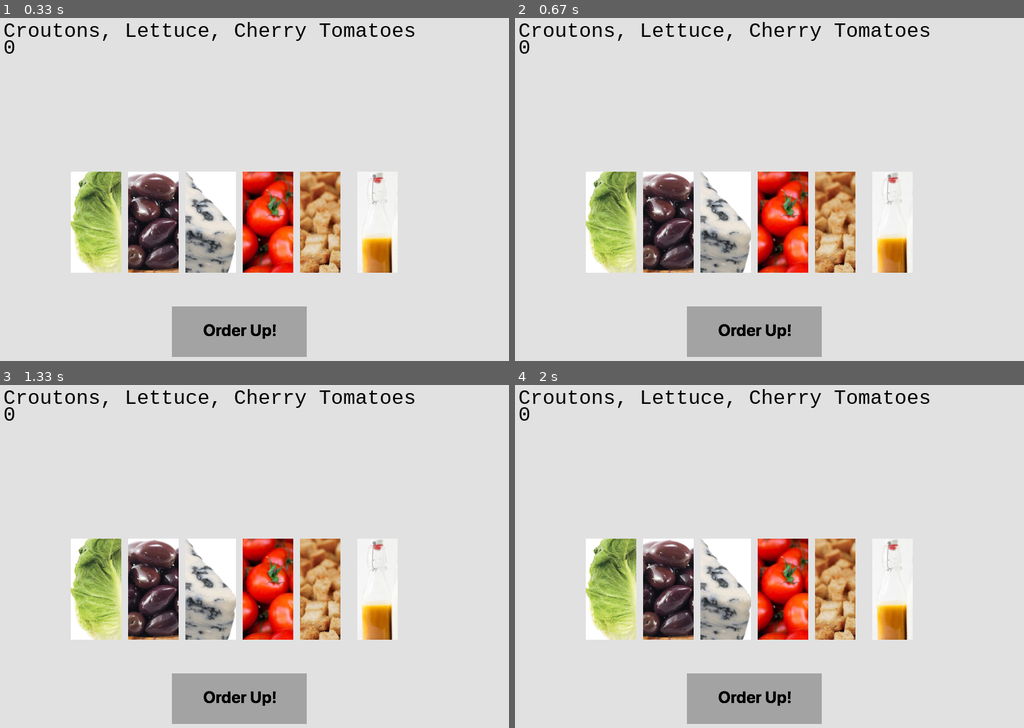
Above: before the commit, frames 1-4 (two rows, left to right).
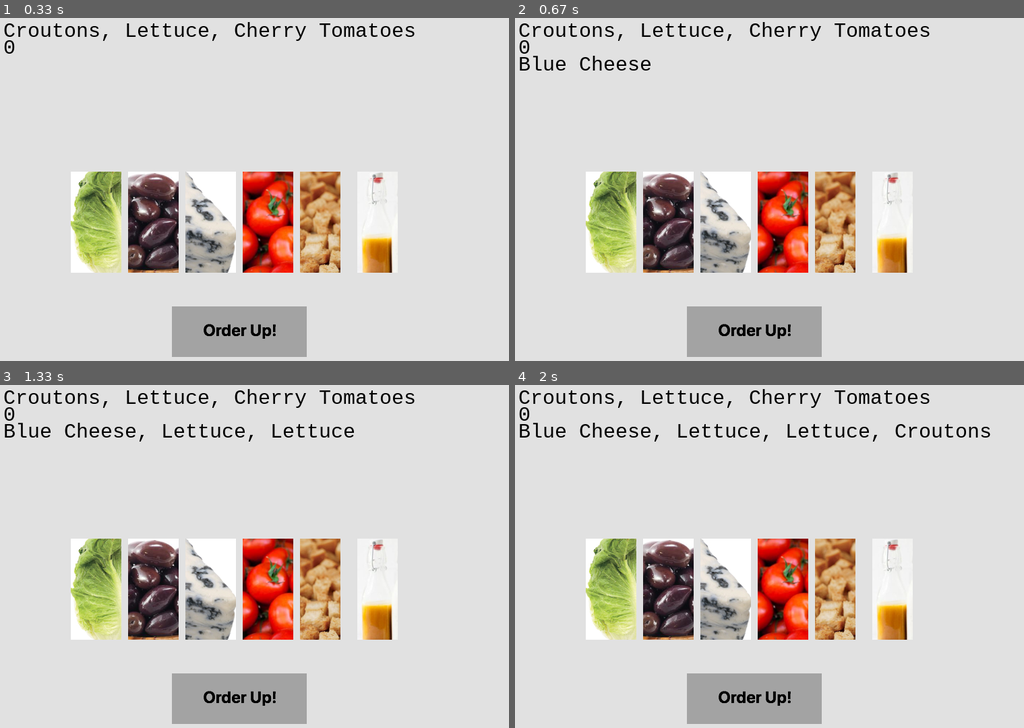
Above: after the commit, the same moments.

Repository: rfpoulos/order_up
Game: pygame game, started from my_pygame.py
Two runs of this game, one before a commit and one after it. Both use one fixed random seed, a clock stepped at 60 frames per second and the inputs below.
Inputs (mouse positions are in pixels of both pictures, inside the frame that each line leads up to):
- Up to frame 1 (0.33 s): no input
- Up to frame 2 (0.67 s): click (733, 189) at 0.38 s
- Up to frame 3 (1.33 s): click (111, 542) at 0.72 s; click (71, 631) at 1.05 s
- Up to frame 4 (2 s): click (815, 573) at 1.38 s

Frame 1 is identical in both runs. In frame 2, 0.4% of the frame differs, in the area x 0-27%, y 11-16%; in frame 3, 0.8%; in frame 4, 1.1%, in the area x 0-94%, y 11-17%.

Commit message:
adds user current bowl in text

Diff:
--- a/my_pygame.py
+++ b/my_pygame.py
@@ -72,10 +72,13 @@
     order_up.draw_button()
 
     current_order = ", ".join(bowl_key.ingredients)
-    label = myfont.render("%s" % current_order, 1, (0, 0, 0))
+    current_bowl = ", ".join(bowl.ingredients)
+    key_label = myfont.render("%s" % current_order, 1, (0, 0, 0))
     score_label = myfont.render("%s" % score, 2, (0, 0, 0))
-    screen.blit(label, (50, 75))
+    bowl_label = myfont.render("%s" % current_bowl, 1, (0, 0, 0))
+    screen.blit(key_label, (50, 75))
     screen.blit(score_label, (50, 100))
+    screen.blit(bowl_label, (50, 125))
     pygame.display.update()
 
 #All ingredients in game
